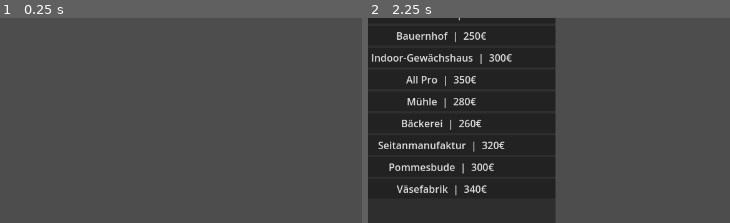
Above: before the commit, frames 1-2 (left to right).
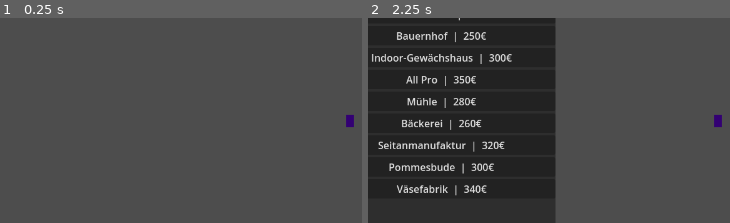
Above: after the commit, the same moments.

Repository: leonardwolf23-bot/vegangame
Game: Godot game, scene res://scenes/main.tscn
The game is run twice, just before and just after one commit, with the same random seed, the same clock (stepped at 60 frames per second) and the same inputs.
Inputs (mouse positions are % of the whole screen's width and height, from its top left):
- Up to frame 1 (0.25 s): no input
- Up to frame 2 (2.25 s): click "Bauen" at 0.5 s; click "Schließen" at 1.25 s; tap Enter at 2 s; move the mouse to (79, 49) at 2.02 s; hold D from 2.03 s (still down); tap 1 at 2.1 s; click (79, 49) at 2.17 s
The pictures show only the part of the screen within x 7-57%, y 28-78%; the shares and areas given below are measured in that part.

The runs differ from the first frame. In frame 1, 0.1% of the frame differs, in the area x 95-98%, y 47-54%; in frame 2, 0.1%.
Error in both runs: Cannot call method 'get_source' on a null value. (res://scripts/building_placer.gd:103)

Commit message:
Add tile-based player movement with camera follow
- Player moves one isometric grid tile per WASD/arrow key press
- Smooth step animation between tile centers (same model as citizens)
- Buildings block player via can_player_walk_on on GridManager
- Camera follows player; middle mouse adds temporary offset

Co-authored-by: leonardwolf23-bot <leonardwolf23-bot@users.noreply.github.com>

Diff:
--- a/scenes/main.tscn
+++ b/scenes/main.tscn
@@ -6,6 +6,7 @@
 [ext_resource type="Script" path="res://scripts/building_placer.gd" id="4_placer"]
 [ext_resource type="PackedScene" path="res://scenes/build_menu.tscn" id="5_ui"]
 [ext_resource type="Script" path="res://scripts/citizen_manager.gd" id="6_citizens"]
+[ext_resource type="PackedScene" path="res://scenes/player.tscn" id="7_player"]
 
 [node name="Main" type="Node2D"]
 script = ExtResource("1_main")
@@ -29,6 +30,8 @@
 [node name="BuildingLayer" type="TileMapLayer" parent="World"]
 y_sort_enabled = true
 
+[node name="Player" parent="World" instance=ExtResource("7_player")]
+
 [node name="CitizenManager" type="Node" parent="World"]
 script = ExtResource("6_citizens")
 grid_manager_path = NodePath("../../GridManager")
--- /dev/null
+++ b/scenes/player.tscn
@@ -0,0 +1,18 @@
+[gd_scene load_steps=3 format=3 uid="uid://player_scene"]
+
+[ext_resource type="Script" path="res://scripts/player.gd" id="1_player"]
+
+[sub_resource type="PlaceholderTexture2D" id="PlaceholderTexture2D_player"]
+size = Vector2(12, 20)
+
+[node name="Player" type="Node2D"]
+y_sort_enabled = true
+script = ExtResource("1_player")
+
+[node name="AnimatedSprite2D" type="AnimatedSprite2D" parent="."]
+texture_filter = 0
+
+[node name="Placeholder" type="Sprite2D" parent="."]
+modulate = Color(0.2, 0.85, 0.45, 1)
+position = Vector2(0, -8)
+texture = SubResource("PlaceholderTexture2D_player")
--- a/scripts/camera_controller.gd
+++ b/scripts/camera_controller.gd
@@ -1,6 +1,5 @@
 extends Camera2D
-## Einfache Kamera-Steuerung für den City Builder.
-## An deine bestehende Camera2D hängen.
+## Kamera: folgt dem Spieler oder manuelles Schwenken/Zoom.
 
 
 @export var pan_speed: float = 500.0
@@ -8,9 +7,19 @@
 @export var zoom_max: float = 2.0
 @export var zoom_step: float = 0.1
 @export var drag_pan_enabled: bool = true
+@export var follow_smoothing: float = 8.0
 
+var follow_target: Node2D
 var _is_dragging: bool = false
 var _drag_start: Vector2 = Vector2.ZERO
+var _manual_offset: Vector2 = Vector2.ZERO
+
+
+func set_follow_target(target: Node2D) -> void:
+	follow_target = target
+	_manual_offset = Vector2.ZERO
+	if follow_target:
+		global_position = follow_target.global_position
 
 
 func _unhandled_input(event: InputEvent) -> void:
@@ -33,13 +42,16 @@
 func _input(event: InputEvent) -> void:
 	if not _is_dragging or not event is InputEventMouseMotion:
 		return
-	# Kamera in entgegengesetzte Richtung der Mausbewegung schieben
-	position -= (event.position - _drag_start) / zoom
+	_manual_offset -= (event.position - _drag_start) / zoom
 	_drag_start = event.position
 
 
 func _process(delta: float) -> void:
-	# WASD + Pfeiltasten → Kamera bewegen (ohne Input Map nötig)
+	if follow_target and is_instance_valid(follow_target):
+		var target_pos := follow_target.global_position + _manual_offset
+		global_position = global_position.lerp(target_pos, follow_smoothing * delta)
+		return
+
 	var direction := Vector2.ZERO
 	if Input.is_physical_key_pressed(KEY_A) or Input.is_physical_key_pressed(KEY_LEFT):
 		direction.x -= 1.0
--- a/scripts/grid_manager.gd
+++ b/scripts/grid_manager.gd
@@ -32,6 +32,17 @@
 
 func can_walk_on(tile: Vector2i) -> bool:
 	return has_ground(tile)
+
+
+func can_player_walk_on(tile: Vector2i) -> bool:
+	if _cell_owner.has(tile):
+		return false
+	if has_ground(tile):
+		return true
+	# Ohne Boden-Tile: freie Fläche begehbar (Prototyp / leere Karte).
+	if building_layer and building_layer.get_cell_source_id(tile) != -1:
+		return false
+	return true
 
 
 func find_path(from: Vector2i, to: Vector2i) -> Array[Vector2i]:
--- a/scripts/main.gd
+++ b/scripts/main.gd
@@ -9,6 +9,8 @@
 @export var ground_layer_path: NodePath = NodePath("World/GroundLayer")
 @export var building_layer_path: NodePath = NodePath("World/BuildingLayer")
 @export var grid_manager_path: NodePath = NodePath("GridManager")
+@export var player_path: NodePath = NodePath("World/Player")
+@export var camera_path: NodePath = NodePath("Camera2D")
 
 
 func _ready() -> void:
@@ -27,3 +29,11 @@
 
 	grid_manager.ground_layer = ground
 	grid_manager.building_layer = buildings
+
+	var player := get_node_or_null(player_path) as Node2D
+	if player and player.has_method("set_grid_manager"):
+		player.set_grid_manager(grid_manager)
+
+	var camera := get_node_or_null(camera_path) as Camera2D
+	if camera and camera.has_method("set_follow_target") and player:
+		camera.set_follow_target(player)
--- /dev/null
+++ b/scripts/player.gd
@@ -0,0 +1,151 @@
+extends Node2D
+## Spieler: tilebasierte Bewegung — ein Grid-Schritt pro Tastendruck.
+
+
+const ARRIVE_DISTANCE: float = 2.0
+
+@export var walk_speed: float = 120.0
+@export var grid_manager_path: NodePath = NodePath("../../GridManager")
+@export var anim_node_path: NodePath = ^"AnimatedSprite2D"
+@export var idle_anim: StringName = &"idle"
+@export var walk_anim: StringName = &"walk"
+
+var _grid: GridManager
+var _anim: AnimatedSprite2D
+var _current_tile: Vector2i = Vector2i.ZERO
+var _is_moving: bool = false
+var _move_target: Vector2 = Vector2.ZERO
+var _move_from_tile: Vector2i = Vector2i.ZERO
+var _move_to_tile: Vector2i = Vector2i.ZERO
+var _current_walk_anim: StringName = &""
+
+
+func _ready() -> void:
+	_grid = get_node_or_null(grid_manager_path) as GridManager
+	_anim = get_node_or_null(anim_node_path) as AnimatedSprite2D
+	if _anim and _anim.sprite_frames:
+		_play_idle()
+	await get_tree().process_frame
+	_snap_to_nearest_tile()
+
+
+func set_grid_manager(grid: GridManager) -> void:
+	_grid = grid
+	_snap_to_nearest_tile()
+
+
+func _unhandled_input(event: InputEvent) -> void:
+	if _is_moving or not _grid:
+		return
+	if not event is InputEventKey or not event.pressed or event.echo:
+		return
+
+	var dir := _key_to_tile_dir(event.physical_keycode)
+	if dir == Vector2i.ZERO:
+		return
+
+	var next_tile := _current_tile + dir
+	if not _grid.can_player_walk_on(next_tile):
+		return
+
+	_start_move(next_tile)
+
+
+func _process(delta: float) -> void:
+	_update_draw_order()
+	if not _is_moving:
+		return
+
+	var offset := _move_target - global_position
+	var move_dist := walk_speed * delta
+
+	if offset.length() <= maxf(move_dist, ARRIVE_DISTANCE):
+		global_position = _move_target
+		_current_tile = _move_to_tile
+		_is_moving = false
+		_current_walk_anim = &""
+		_play_idle()
+		return
+
+	global_position += offset.normalized() * move_dist
+	_update_walk_animation(offset)
+
+
+func _start_move(to_tile: Vector2i) -> void:
+	_move_from_tile = _current_tile
+	_move_to_tile = to_tile
+	_move_target = _grid.tile_to_world(to_tile)
+	_is_moving = true
+
+	var step_offset := _move_target - global_position
+	_update_walk_animation(step_offset)
+
+
+func _key_to_tile_dir(keycode: Key) -> Vector2i:
+	# Isometrisches Grid: W = nordost, S = südwest, A = nordwest, D = südost.
+	match keycode:
+		KEY_W, KEY_UP:
+			return Vector2i(0, -1)
+		KEY_S, KEY_DOWN:
+			return Vector2i(0, 1)
+		KEY_A, KEY_LEFT:
+			return Vector2i(-1, 0)
+		KEY_D, KEY_RIGHT:
+			return Vector2i(1, 0)
+	return Vector2i.ZERO
+
+
+func _snap_to_nearest_tile() -> void:
+	if not _grid or not _grid.building_layer:
+		return
+
+	var tile := _grid.world_to_tile(global_position)
+	if _grid.can_player_walk_on(tile):
+		_current_tile = tile
+		global_position = _grid.tile_to_world(tile)
+		return
+
+	for radius in range(1, 12):
+		for x in range(-radius, radius + 1):
+			for y in range(-radius, radius + 1):
+				if abs(x) != radius and abs(y) != radius:
+					continue
+				var candidate := tile + Vector2i(x, y)
+				if _grid.can_player_walk_on(candidate):
+					_current_tile = candidate
+					global_position = _grid.tile_to_world(candidate)
+					return
+
+
+func _update_draw_order() -> void:
+	z_index = int(global_position.y)
+
+
+func _update_walk_animation(move_offset: Vector2) -> void:
+	if not _anim or not _anim.sprite_frames:
+		return
+	if move_offset.length_squared() < 0.01:
+		_play_idle()
+		return
+
+	var suffix: StringName = &"southeast"
+	if _grid:
+		suffix = _grid.get_walk_anim_suffix(_move_from_tile, _move_to_tile)
+
+	var anim_name := StringName("%s_%s" % [walk_anim, suffix])
+	if _anim.sprite_frames.has_animation(anim_name):
+		if _current_walk_anim != anim_name:
+			_current_walk_anim = anim_name
+			_anim.play(anim_name)
+	elif _anim.sprite_frames.has_animation(walk_anim):
+		if _current_walk_anim != walk_anim:
+			_current_walk_anim = walk_anim
+			_anim.play(walk_anim)
+
+
+func _play_idle() -> void:
+	if not _anim or not _anim.sprite_frames:
+		return
+	if _anim.sprite_frames.has_animation(idle_anim):
+		if _anim.animation != idle_anim:
+			_anim.play(idle_anim)
Not shown: 1 places in scenes/main.tscn that only renumber resources
Not shown, changed: README.md
